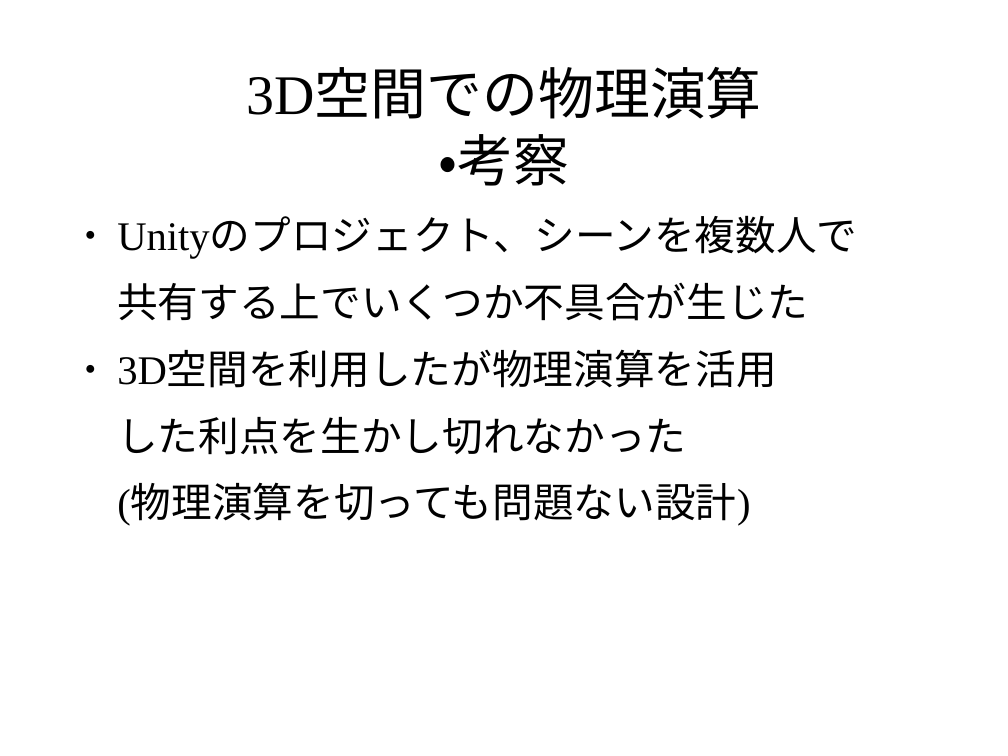
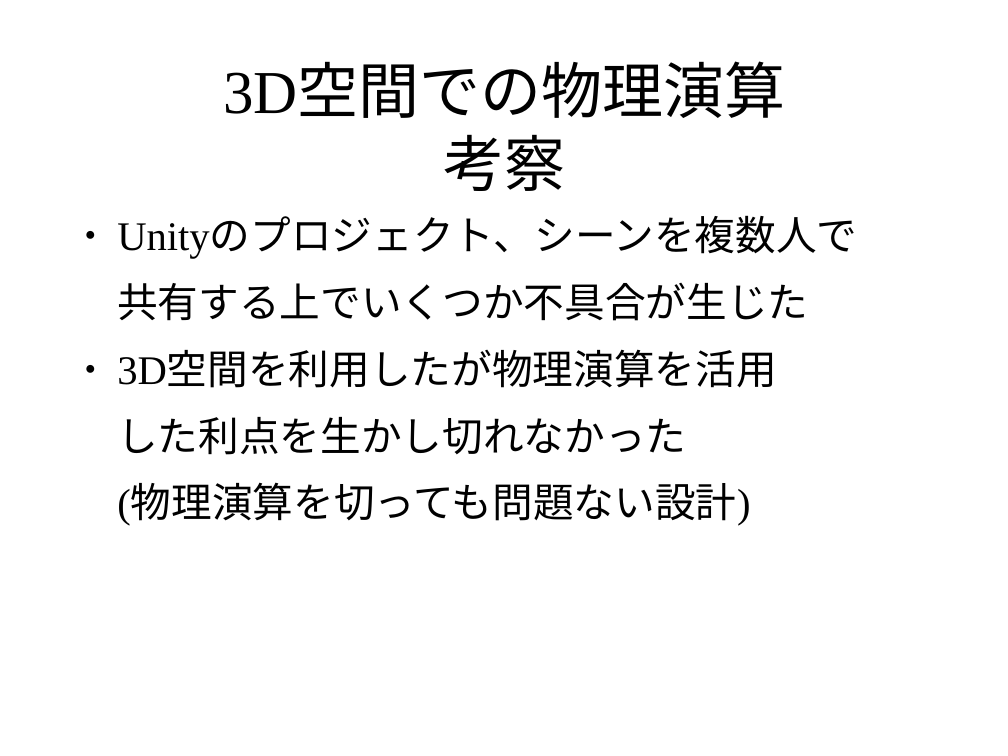
Before and after one commit to pamyupamyu/rep8, a slide deck: slide 22 of グループ1 発表スライド.odp. Drawn at 1008x756 pixels with LibreOffice and Linux fonts; fonts in the diff are those of the drawing; background and template pictures are left out. Boxes give left, top, right and bottom in pixels: in the first picture for what was removed or moved away, otherwise in the second. Text is boxed around its words. In the diff, an @@ line names an element or a change of style, - is before the commit and + after.

```diff
--- a/グループ1 発表スライド.odp
+++ b/グループ1 発表スライド.odp
@@ title at bbox=[223, 65, 785, 191]: text changed; size 44 to 48 pt @@
-3D空間での物理演算
-・考察
+3D空間での物理演算
+考察
```
Also in this commit, not shown: 22 other slides changed, 1 slide removed.
